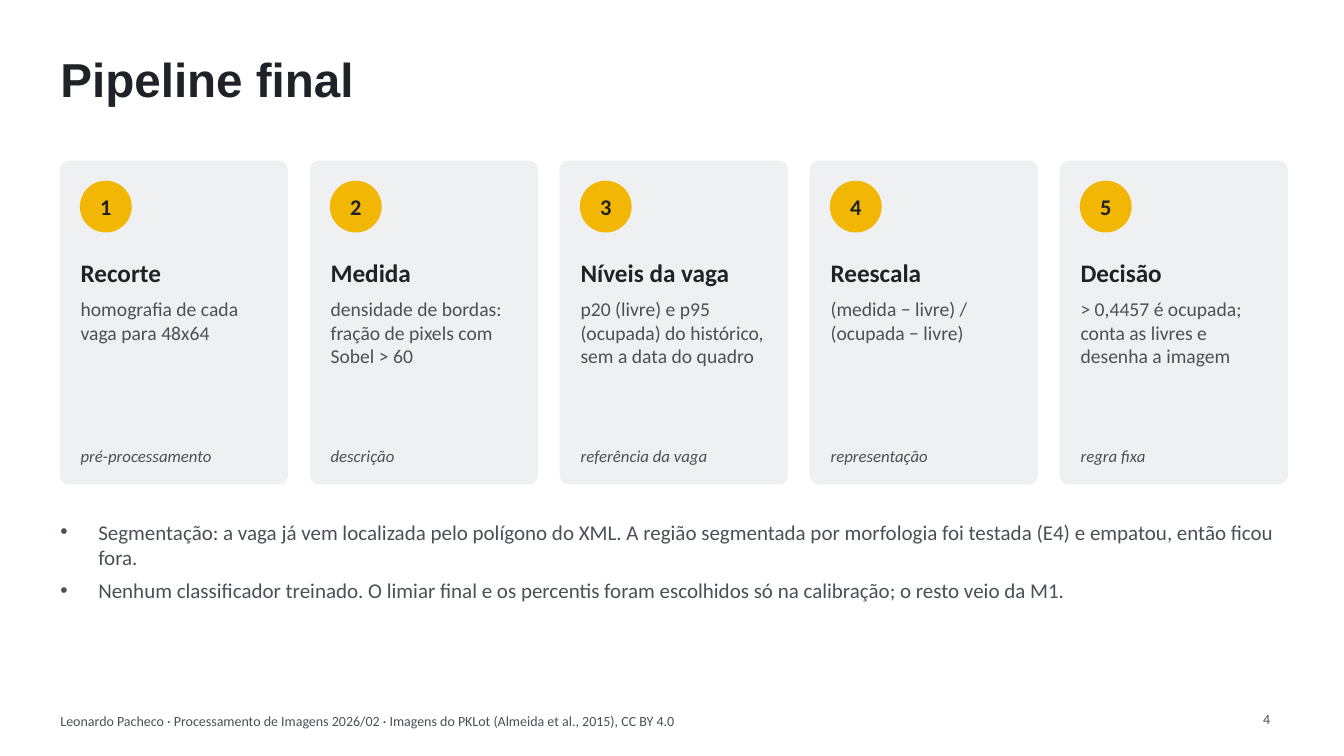
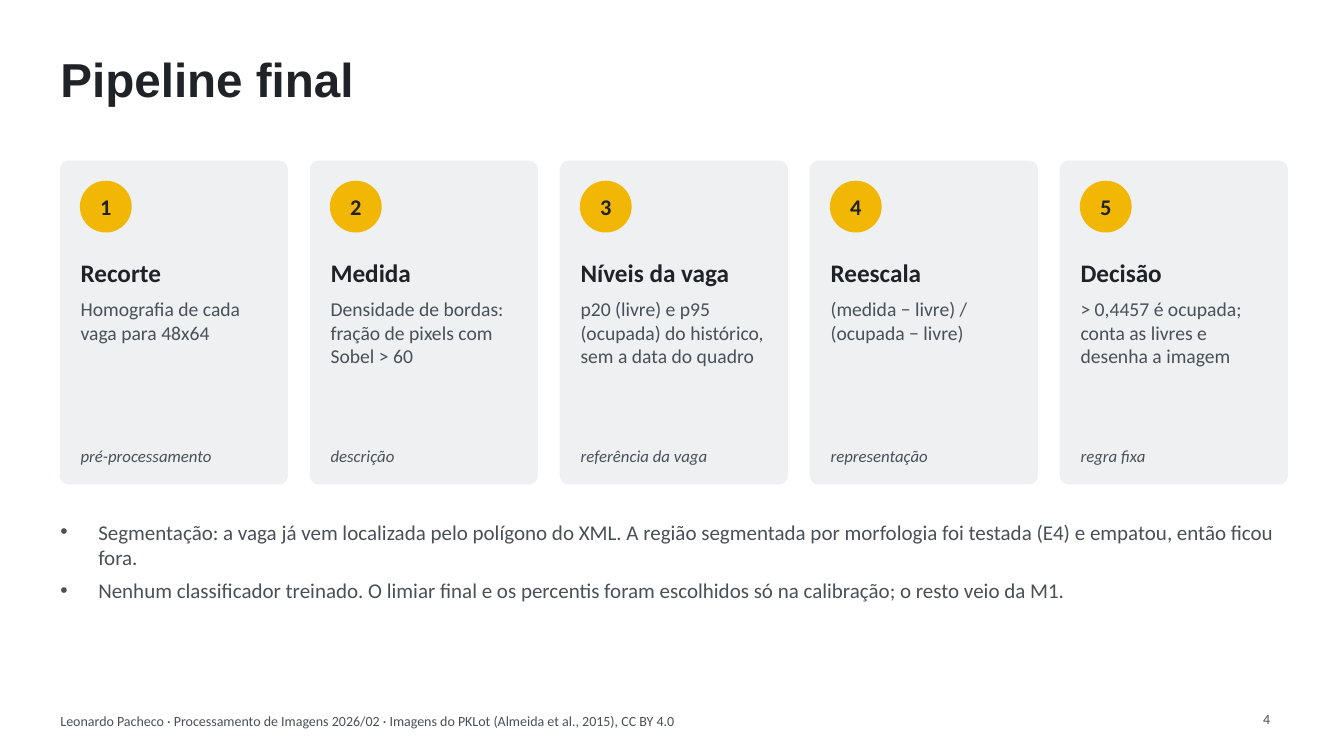
Before and after one commit to ThreeOneOneZero/pdi_parking_lot, a slide deck: slide 4 of slides/apresentacao_m3.pptx. Drawn at 1344x756 pixels with LibreOffice and Linux fonts; fonts in the diff are those of the drawing. Boxes give left, top, right and bottom in pixels: in the first picture for what was removed or moved away, otherwise in the second. Text is boxed around its words. In the diff, an @@ line names an element or a change of style, - is before the commit and + after.

```diff
--- a/slides/apresentacao_m3.pptx
+++ b/slides/apresentacao_m3.pptx
@@ text at (81, 302, 240, 344): text changed @@
-homografia de cada vaga para 48x64
+Homografia de cada vaga para 48x64
@@ text at (331, 302, 504, 363): text changed @@
-densidade de bordas: fração de pixels com Sobel > 60
+Densidade de bordas: fração de pixels com Sobel > 60
```
Also in this commit, not shown: 6 other slides changed.
